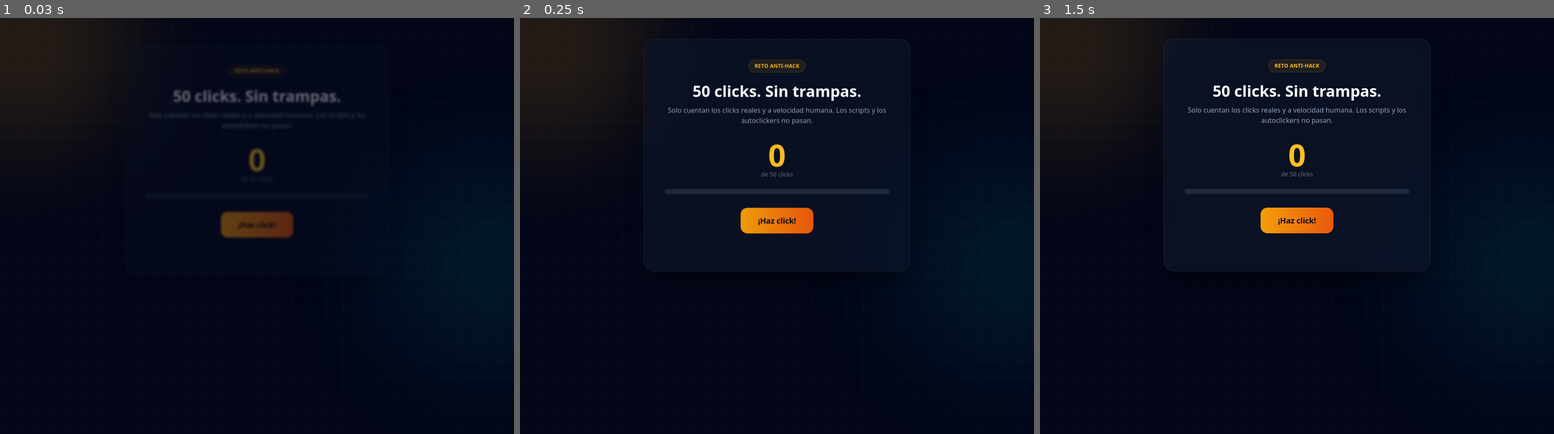
Above: before the commit, frames 1-3 (left to right).
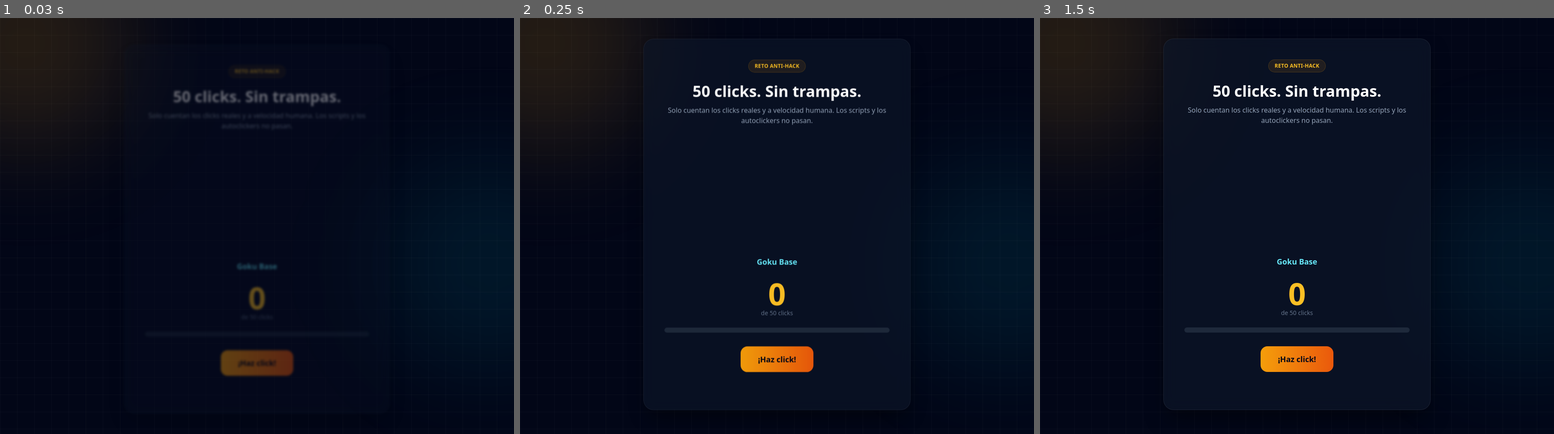
Above: after the commit, the same moments.

Repository: Juanvasco08/proyecto-web-dragon-ball
Game: browser game, page juego.html
The game is run twice, just before and just after one commit, with the same random seed, the same clock (stepped at 60 frames per second) and the same inputs.
Inputs:
- Up to frame 1 (0.03 s): no input
- Up to frame 2 (0.25 s): no input
- Up to frame 3 (1.5 s): click "¡Haz click!" at 1.27 s

The runs differ from the first frame. In frame 1, 2.2% of the frame differs, in the area x 42-58%, y 31-87%; in frame 2, 2.6%; in frame 3, 2.7%, in the area x 24-76%, y 30-95%.

Commit message:
feat: agrega escenario de Goku en la pagina del juego

Diff:
--- a/juego.html
+++ b/juego.html
@@ -28,6 +28,13 @@
             <h1 class="font-display text-3xl sm:text-4xl font-bold text-white mb-3">50 clicks. Sin trampas.</h1>
             <p class="text-slate-400 mb-8">Solo cuentan los clicks reales y a velocidad humana. Los scripts y los autoclickers no pasan.</p>
 
+            <!-- Escenario de Goku -->
+<div id="goku-stage" class="relative mx-auto mb-4 w-48 h-56 sm:w-56 sm:h-64 flex items-end justify-center">
+    <div id="goku-aura" class="goku-aura absolute inset-0 rounded-full"></div>
+    <img id="goku-img" alt="Goku" draggable="false" class="goku-img hidden relative z-10 h-full w-auto object-contain drop-shadow-2xl select-none">
+</div>
+<p id="goku-form" class="font-display text-lg font-bold text-cyan-300 mb-6">Goku Base</p>
+
             <p id="game-counter" class="font-display text-7xl font-bold text-amber-400" aria-live="polite">0</p>
             <p class="text-sm text-slate-500 mb-6">de <span id="game-goal">50</span> clicks</p>
 
